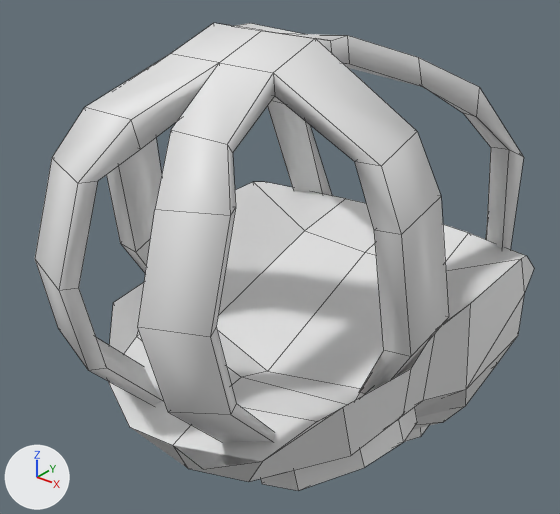
A saved change to the FBX model project/Shark and Peach's Military Uniform Improvements/contents/mods/SMUI/media/models_x/skinned/clothes/F_M17.fbx.
Both versions are drawn from a 50 mm camera at (0.00146, -0.00259, 0.0011) aimed at (-0.0001, -0.00064, -0.0001). The lights are fixed; the arrows at lower left show +X, +Y and +Z. Mesh edges are drawn as thin lines. Vertices at the same position are counted once.
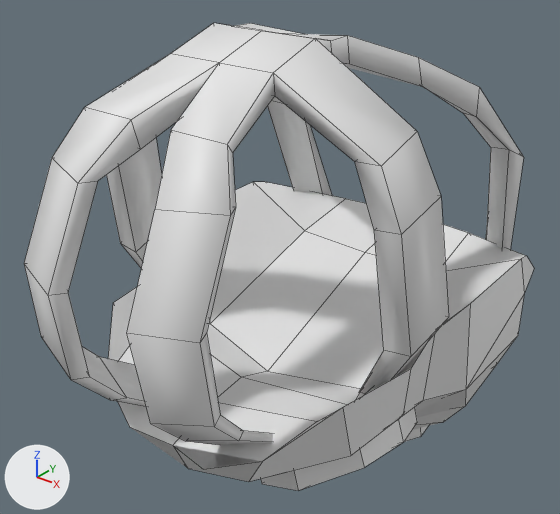
Where the newer file only moved an object's origin or applied its transform, the numbers keep the older frame.

Pixel boxes (x1, y1, x2, y2) of what changed, in the pictures (560 x 514 px):
'Cube.005', reshaped
    before: (35, 23, 534, 490)
    after: (24, 23, 534, 490)
part 1 of me_cube_019, built on
    before: (138, 208, 275, 442)
    after: (127, 209, 273, 445)
part 2 of me_cube_019, built on
    before: (35, 159, 162, 405)
    after: (24, 158, 146, 406)

The change, as a diff of the scene's bpy script:
```diff
--- a/project/Shark and Peach's Military Uniform Improvements/contents/mods/SMUI/media/models_x/skinned/clothes/F_M17.fbx.py
+++ b/project/Shark and Peach's Military Uniform Improvements/contents/mods/SMUI/media/models_x/skinned/clothes/F_M17.fbx.py
@@ me_cube_019 @@
 # used by ob_cube_005; location = (0.0, 0.0, 0.0)
-me_cube_019.from_pydata(...)  # 287 vertices, 268 faces; spans x -0.00063..0.00062, y -0.00154..0.0004, z -0.00101..0.00073
+me_cube_019.from_pydata(...)  # 295 vertices, 276 faces; spans x -0.00063..0.00062, y -0.00158..0.0004, z -0.00101..0.00073
+# me_cube_019 part 1
+# 4 faces are deleted
+# 8 vertices move from x 0.00016..0.00036, y -0.00154..-0.00136, z -0.00018..0.00014 to x 0.00015..0.00035, y -0.00157..-0.00131, z -0.00032..0.00014
+# 4 vertices are added at (0.00033, -0.00142, -0.00012), (0.00016, -0.00147, -0.00018), (0.00036, -0.00148, -0.00011), (0.00018, -0.00153, -0.00016)
+# 8 new faces join them
+# me_cube_019 part 2
+# 4 faces are deleted
+# 8 vertices move from x -0.00033..-0.00011, y -0.00154..-0.00137, z -0.00018..0.00015 to x -0.00031..-0.00011, y -0.00158..-0.00132, z -0.00032..0.00015
+# 4 vertices are added at (-0.00033, -0.00149, -0.00011), (-0.00015, -0.00153, -0.00017), (-0.0003, -0.00144, -0.00012), (-0.00013, -0.00148, -0.00018)
+# 8 new faces join them
 me_cube_019.materials.append(mat_material_004)
```
